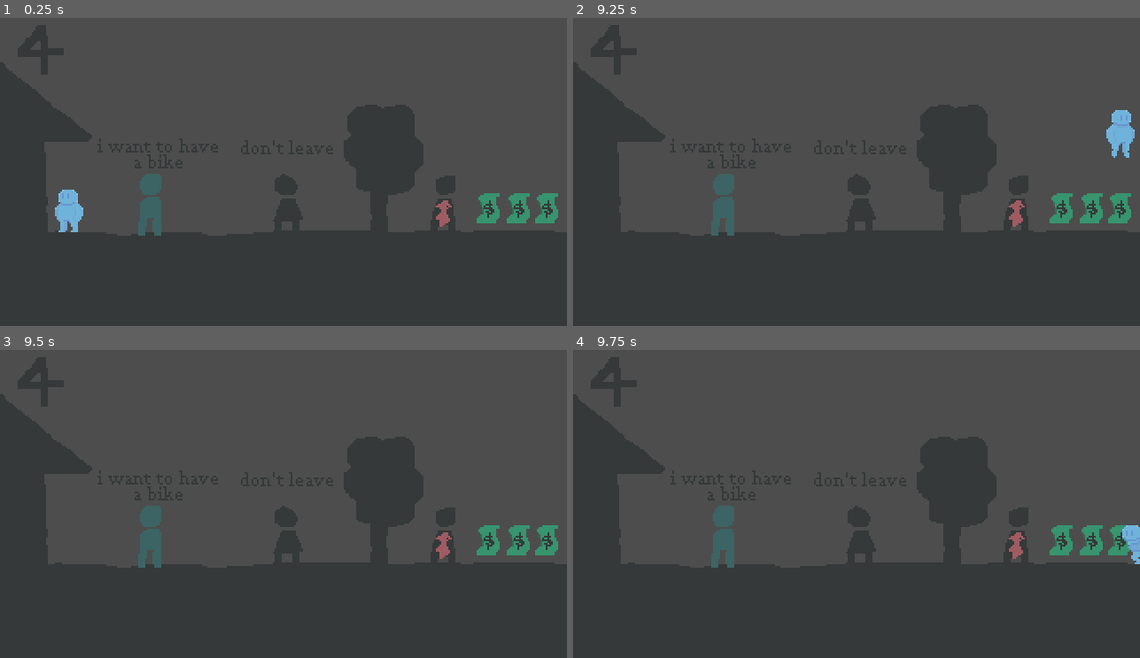
Above: before the commit, frames 1-4 (two rows, left to right).
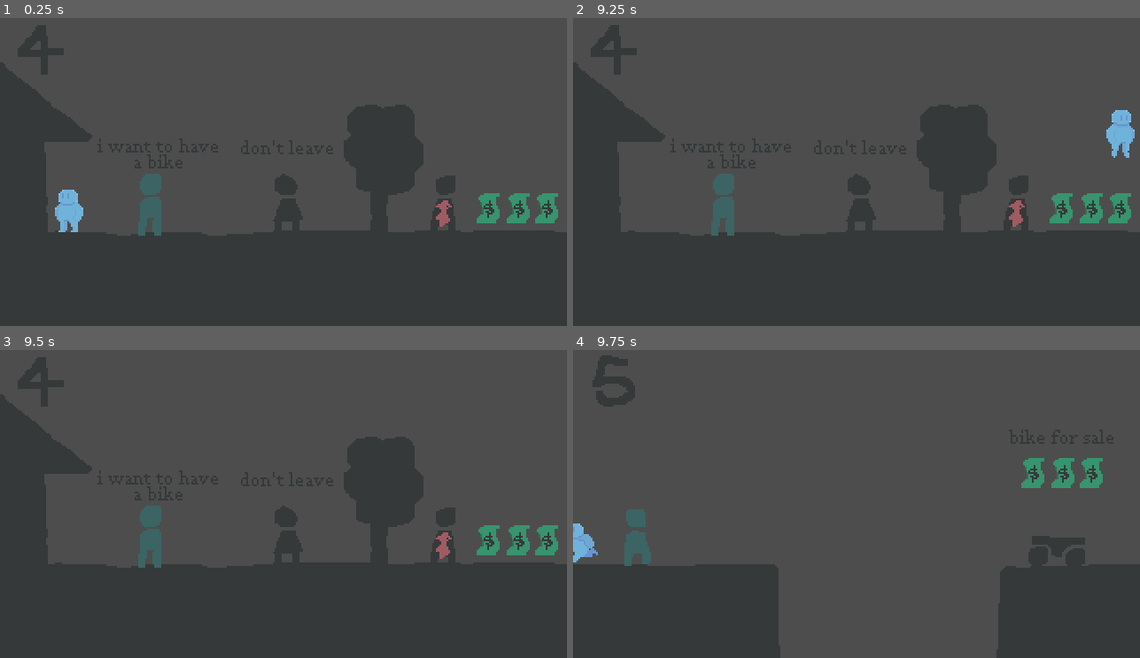
Above: after the commit, the same moments.

Repository: aloefflerj/ldjam58
Game: Godot game, scene res://scenes/phase_four.tscn
Same seed, same stepped clock (60 frames per second), same inputs: the game is played once before the commit and once after it. This scene is started directly instead of the project's main scene.
Inputs:
- Up to frame 1 (0.25 s): no input
- Up to frame 2 (9.25 s): hold D (right) 0.53-2.03 s; tap Up (jump) at 0.77, 1.52, 3.02, 3.77, 4.52, 6.02, 6.77, 7.52, 9.02 s; hold A (left) 2.03-2.78 s; hold D (right) 2.78-4.28 s; hold A (left) 4.28-5.03 s; hold D (right) 5.03-5.78 s; hold A (left) 5.78-7.28 s; hold D (right) from 7.28 s (still down)
- Up to frame 3 (9.5 s): keep holding D (right)
- Up to frame 4 (9.75 s): release D (right) at 9.53 s; hold A (left) from 9.53 s (still down)

Frames 1-3 are identical in both runs. In frame 4, 2.3% of the frame differs, in the area x 0-100%, y 35-71%.

Commit message:
refactor: connect finish level

Diff:
--- a/scenes/phase_five.tscn
+++ b/scenes/phase_five.tscn
@@ -40,7 +40,7 @@
 debug_color = Color(0, 0.658696, 0.215611, 0.42)
 
 [node name="Ground2" type="Sprite2D" parent="."]
-position = Vector2(243, 2)
+position = Vector2(245, 1)
 scale = Vector2(0.354167, 1)
 
 [node name="StaticBody2D" type="StaticBody2D" parent="Ground2"]
--- a/scenes/phase_four.tscn
+++ b/scenes/phase_four.tscn
@@ -7,6 +7,8 @@
 size = Vector2(321, 52)
 
 [sub_resource type="SegmentShape2D" id="SegmentShape2D_hi7l3"]
+
+[sub_resource type="CircleShape2D" id="CircleShape2D_dca4l"]
 
 [node name="phase four" type="Node2D"]
 
@@ -36,4 +38,12 @@
 
 [node name="Player" parent="." instance=ExtResource("2_nljod")]
 position = Vector2(39, 108)
-phase_path = "res://scenes/phase_two.tscn"
+phase_path = "res://scenes/phase_five.tscn"
+
+[node name="Phase End" type="Area2D" parent="."]
+position = Vector2(320, 112)
+
+[node name="CollisionShape2D" type="CollisionShape2D" parent="Phase End"]
+shape = SubResource("CircleShape2D_dca4l")
+
+[connection signal="body_entered" from="Phase End" to="Player" method="_on_phase_end_body_entered"]
Not shown: 1 places in scenes/phase_four.tscn that only renumber resources
